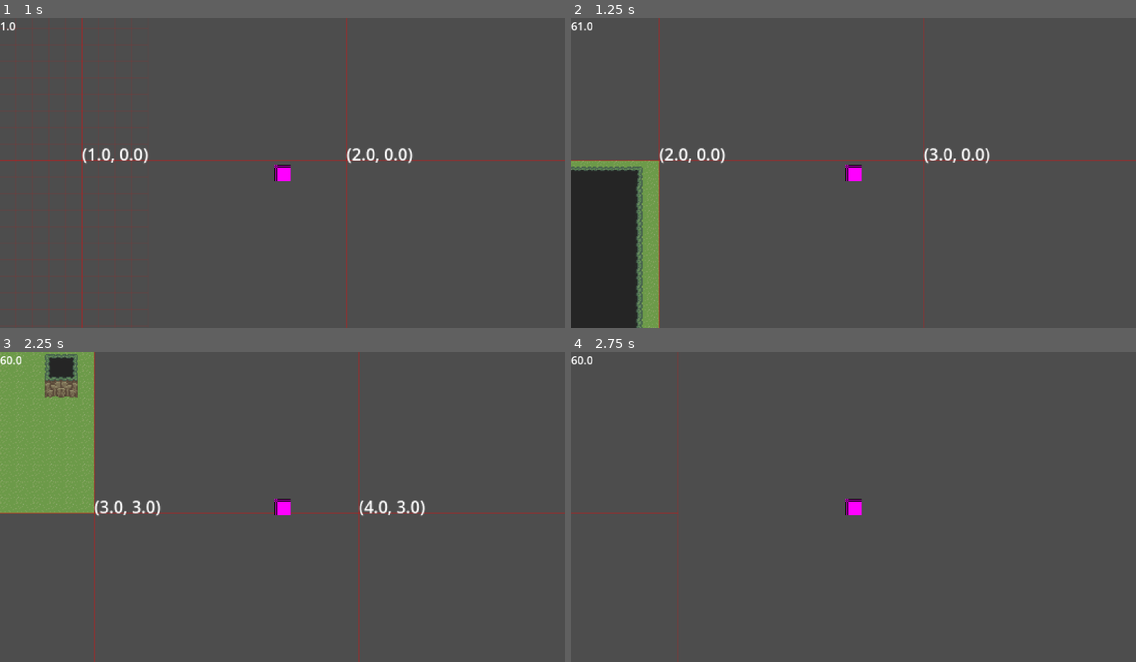
Above: before the commit, frames 1-4 (two rows, left to right).
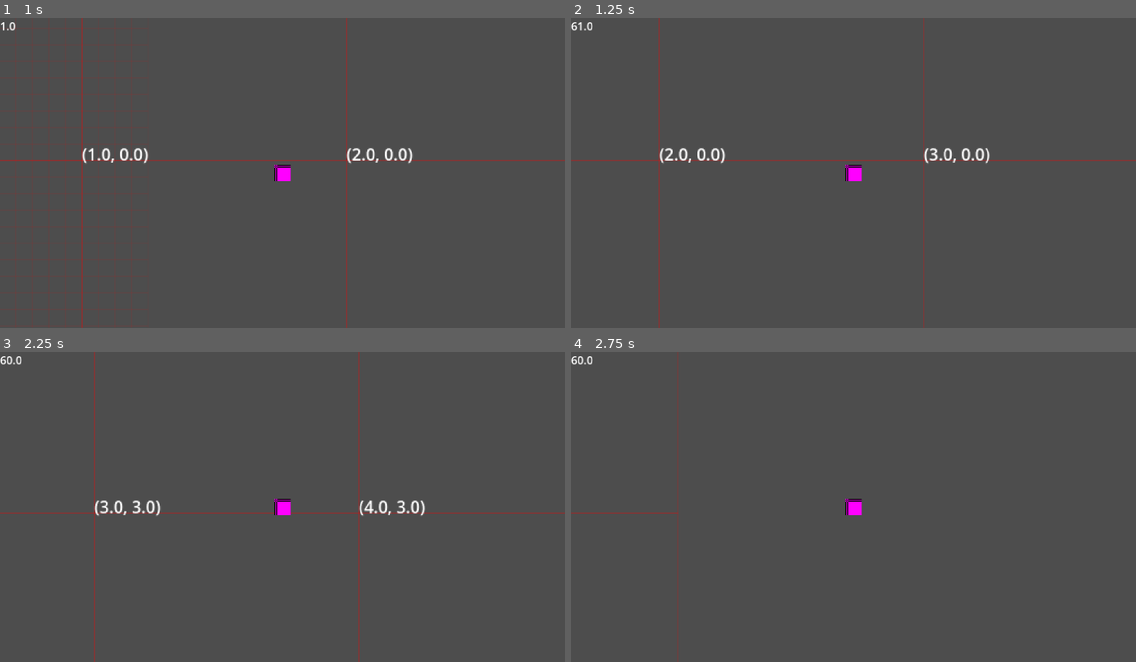
Above: after the commit, the same moments.

Repository: lennertJ9/new_project
Game: Godot game, scene res://world/world.tscn
Same seed, same stepped clock (60 frames per second), same inputs: the game is played once before the commit and once after it.
Inputs (mouse positions are in pixels of both pictures, inside the frame that each line leads up to):
- Up to frame 1 (1 s): tap Enter at 0.5 s; move the mouse to (406, 157) at 0.52 s; press the mouse at (406, 157) at 0.53 s; hold Right (ui_right) from 0.53 s (still down)
- Up to frame 2 (1.25 s): keep holding Right (ui_right)
- Up to frame 3 (2.25 s): move the mouse to (169, 522) at 1.27 s; release Right (ui_right) at 1.28 s; release the mouse at (169, 522) at 1.28 s; hold Down (ui_down) 1.28-2.03 s; click (169, 522) at 1.35 s; move the mouse to (339, 438) at 2.02 s; press the mouse at (339, 438) at 2.03 s; hold Right (ui_right) from 2.03 s (still down)
- Up to frame 4 (2.75 s): keep holding Right (ui_right)

Frame 1 is identical in both runs. In frame 2, 8.2% of the frame differs, in the area x 0-16%, y 46-100%; in frame 3, 8.4%, in the area x 0-17%, y 0-52%; in frame 4, nothing differs.

Commit message:
big update bij lookup table maar nog steeds niet klaar

Diff:
--- a/game/manager/chunk_manager/ChunkManager.tscn
+++ b/game/manager/chunk_manager/ChunkManager.tscn
@@ -94,6 +94,34 @@
 6:1/0/texture_origin = Vector2i(0, 5)
 8:1/0 = 0
 8:1/0/texture_origin = Vector2i(0, 5)
+6:2/0 = 0
+6:2/0/texture_origin = Vector2i(0, 5)
+8:2/0 = 0
+8:2/0/texture_origin = Vector2i(0, 5)
+6:3/0 = 0
+6:3/0/texture_origin = Vector2i(0, 5)
+8:3/0 = 0
+8:3/0/texture_origin = Vector2i(0, 5)
+6:4/0 = 0
+6:4/0/texture_origin = Vector2i(0, 5)
+8:4/0 = 0
+8:4/0/texture_origin = Vector2i(0, 5)
+10:0/0 = 0
+10:0/0/texture_origin = Vector2i(0, 5)
+10:1/0 = 0
+10:1/0/texture_origin = Vector2i(0, 5)
+12:0/0 = 0
+12:0/0/texture_origin = Vector2i(0, 5)
+12:1/0 = 0
+12:1/0/texture_origin = Vector2i(0, 5)
+10:2/0 = 0
+10:2/0/texture_origin = Vector2i(0, 5)
+12:2/0 = 0
+12:2/0/texture_origin = Vector2i(0, 5)
+0:6/0 = 0
+0:6/0/texture_origin = Vector2i(0, 5)
+2:6/0 = 0
+2:6/0/texture_origin = Vector2i(0, 5)
 
 [sub_resource type="TileSet" id="TileSet_oaajj"]
 sources/0 = SubResource("TileSetAtlasSource_x3nnn")
--- a/game/manager/chunk_manager/chunk_manager.gd
+++ b/game/manager/chunk_manager/chunk_manager.gd
@@ -8,7 +8,7 @@
 @onready var ground_layer: TileMapLayer = $GroundLayer
 @onready var wall_layer: TileMapLayer = $WallLayer
 
-var render_distance: int = 0
+var render_distance: int = 5
 
 var generated_chunks: Dictionary[Vector2i, Chunk]
 var loaded_chunks: Array[Chunk]
@@ -31,7 +31,7 @@
 var thread_chunk_autotiler: Thread = Thread.new()
 
 
-var tile_lookup: Dictionary[int, Vector2i] = {
+var tile_lookup: Dictionary[int, Vector2i] = { #bitmask: atlas_position }
 	193: Vector2i(2,2),
 	199: Vector2i(1,2),
 	7: Vector2i(0,2),
@@ -52,7 +52,57 @@
 	92: Vector2i(8,0),
 	159: Vector2i(0,1),
 	15: Vector2i(0,2),
-	223: Vector2(8,1)
+	223: Vector2(8,1),
+	63: Vector2i(0,1),
+	127: Vector2i(8,2),
+	30: Vector2i(0,0),
+	120: Vector2i(2,0),
+	253: Vector2i(6,2),
+	240: Vector2i(2,0),
+	207: Vector2i(1,2),
+	231: Vector2i(1,2),
+	247: Vector2i(6,1),
+	227: Vector2i(2,2),
+	195: Vector2i(2,2),
+	23: Vector2i(6,3),
+	3: Vector2i(4,2),
+	135: Vector2i(0,2),
+	143: Vector2i(0,2),
+	191: Vector2i(0,1),
+	62: Vector2i(0,0),
+	126: Vector2i(1,0),
+	252: Vector2i(1,0),
+	248: Vector2i(2,0),
+	24: Vector2i(4,0),
+	29: Vector2i(6,4),
+	209: Vector2i(8,3),
+	129: Vector2i(4,2),
+	116: Vector2i(6,0),
+	108: Vector2i(1,4),
+	243: Vector2i(2,1),
+	249: Vector2i(2,1),
+	113: Vector2i(8,4),
+	49: Vector2i(4,1),
+	145: Vector2i(4,1),
+	25: Vector2i(4,1),
+	19: Vector2i(4,1),
+	14: Vector2i(0,4),
+	95: Vector2i(12,2),
+	215: Vector2i(12,1),
+	131: Vector2i(4,2),
+	225: Vector2i(2,2),
+	48: Vector2i(4,0),
+	71: Vector2i(2,6),
+	6: Vector2i(0,4),
+	197: Vector2i(0,6),
+	196: Vector2i(1,4),
+	70: Vector2i(1,4),
+
+	12: Vector2i(0,4),
+	96: Vector2i(2,4),
+	251: Vector2i(2,2),
+
+
 }
 
 
@@ -116,7 +166,6 @@
 			chunks_to_autotile.append(chunk)
 			chunk.is_generated = true
 			chunks_to_generate.erase(chunk_pos)
-
 
 
 
Binary file changed: game/manager/chunk_manager/assets/bitmasking_wall_tileset.png
